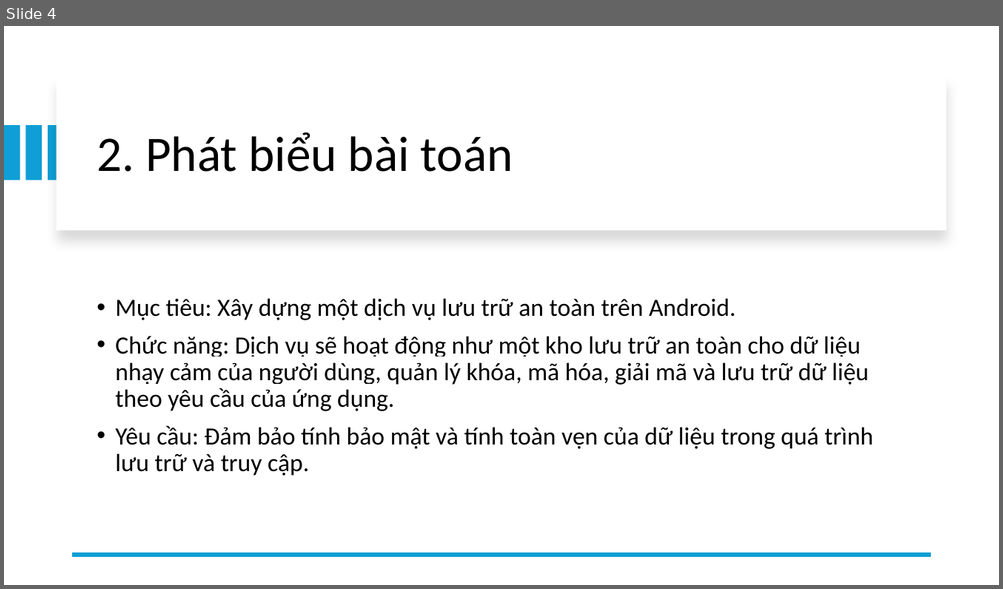
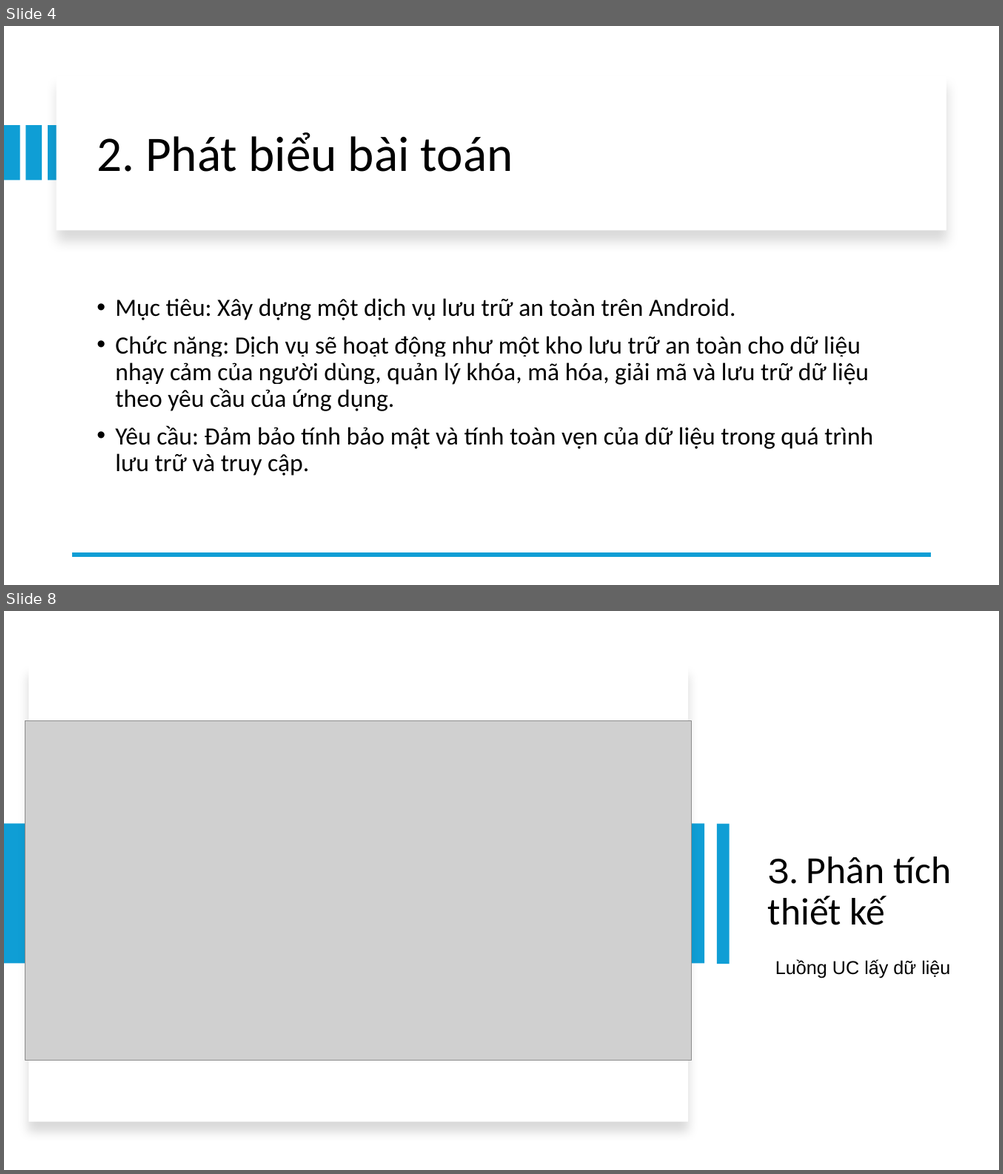
Before and after one commit to minhducdo050702/T07, a slide deck: report/Slide report T07.pptx. Shown one above the other, each under a label of ours: slide 4 before the commit, slides 4 and 8 after it; the slides between them are not shown. The pictures are 1003x589 and 1003x1174 pixels, drawn with LibreOffice and Linux fonts; fonts in the diff are those of the drawing; grey boxes stand for pictures. Boxes give left, top, right and bottom in pixels: in the first picture for what was removed or moved away, otherwise in the second. Text is boxed around its words. In the diff, an @@ line names an element or a change of style, - is before the commit and + after.

```diff
--- a/report/Slide report T07.pptx
+++ b/report/Slide report T07.pptx
@@ slide 8 added at [4,611,999,1170], background #FFFFFF @@
@@ rectangle added at [28,666,688,1122], fill #FFFFFF @@
@@ picture added at [25,721,691,1061] @@
@@ rectangle added at [5,824,705,964], fill #0F9ED5 @@
@@ rectangle added at [716,824,729,964], fill #0F9ED5 @@
@@ title added at [768,857,950,925], 37 pt, text #000000 @@
+3. Phân tích thiết kế
@@ text added at [775,960,950,978], 18 pt, text #000000 @@
+Luồng UC lấy dữ liệu
```
Also in this commit, not shown: 9 slides changed, 9 other slides added, 1 slide removed, 2 other files.
